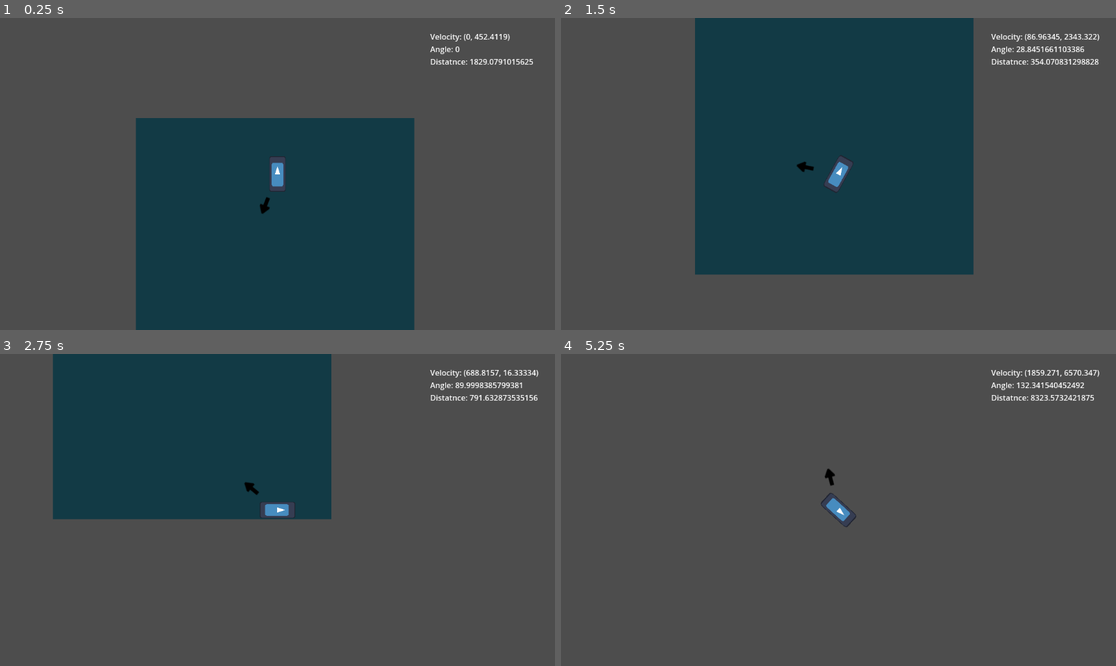
Above: before the commit, frames 1-4 (two rows, left to right).
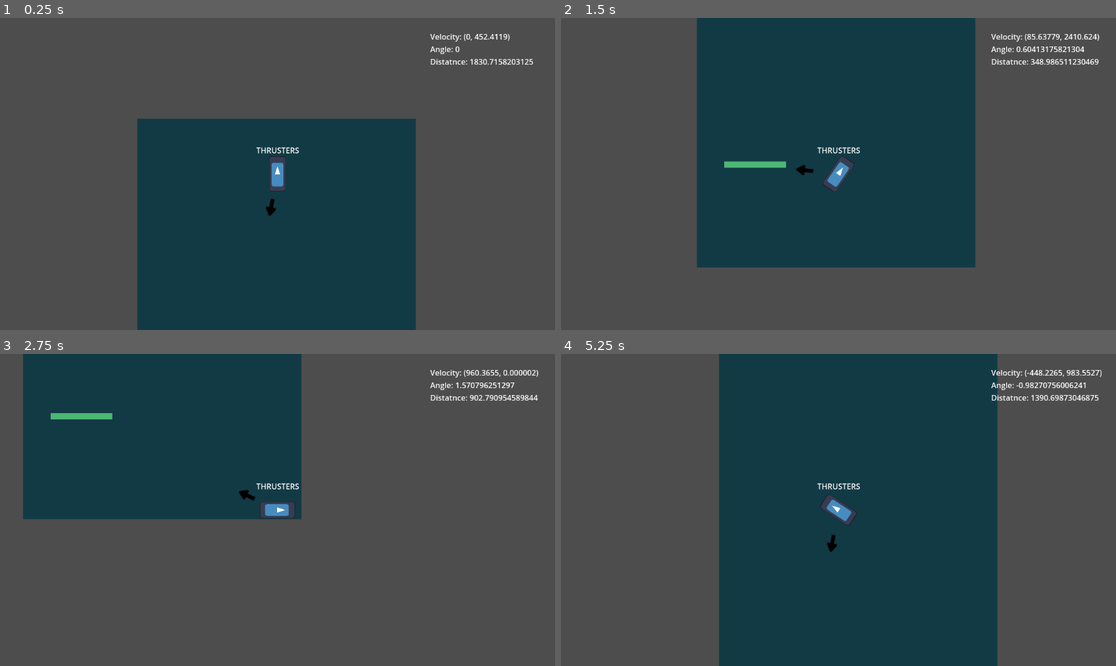
Above: after the commit, the same moments.

Repository: b3b0p831/space-land
Game: Godot game, scene res://main.tscn
The game is run twice, just before and just after one commit, with the same random seed, the same clock (stepped at 60 frames per second) and the same inputs. The engine's default icon, where the game draws it, is replaced by a stand-in: a white triangle on a blue panel in a dark square.
Inputs:
- Up to frame 1 (0.25 s): no input
- Up to frame 2 (1.5 s): tap Enter (ui_accept) at 0.5, 1.35 s; hold Right (ui_right) 0.53-1.28 s; hold Enter (ui_accept) 0.53-1.28 s; hold Left (ui_left) from 1.28 s (still down)
- Up to frame 3 (2.75 s): tap Enter (ui_accept) at 1.52, 1.82 s; release Left (ui_left) at 2.03 s; hold Right (ui_right) from 2.03 s (still down); hold Enter (ui_accept) from 2.03 s (still down)
- Up to frame 4 (5.25 s): release Enter (ui_accept) at 2.78 s; tap Enter (ui_accept) at 2.85, 3.02, 3.32, 4.35, 4.52, 4.82 s; release Right (ui_right) at 3.53 s; hold Enter (ui_accept) 3.53-4.28 s; hold Left (ui_left) from 3.53 s (still down); hold Enter (ui_accept) from 5.03 s (still down)

The runs differ from the first frame. In frame 1, 0.8% of the frame differs, in the area x 24-95%, y 13-100%; in frame 2, 2.5%; in frame 3, 6.4%; in frame 4, 50%, in the area x 28-98%, y 0-100%.

Commit message:
Added more stuff

Diff:
--- a/main.tscn
+++ b/main.tscn
@@ -16,7 +16,7 @@
 size = Vector2(255, 27)
 
 [sub_resource type="RectangleShape2D" id="RectangleShape2D_74dd2"]
-size = Vector2(1200, 1000)
+size = Vector2(2000, 2000)
 
 [node name="Node2D" type="Node2D"]
 
@@ -28,9 +28,11 @@
 color = Color(0.0696346, 0.225946, 0.269343, 1)
 
 [node name="player" type="RigidBody2D" parent="."]
-position = Vector2(582, 178)
+position = Vector2(577, 348)
 mass = 150000.0
 physics_material_override = SubResource("PhysicsMaterial_q6yw6")
+contact_monitor = true
+max_contacts_reported = 10
 script = ExtResource("1_y4xl7")
 
 [node name="Sprite2D" type="Sprite2D" parent="player"]
@@ -63,10 +65,17 @@
 [node name="CollisionShape2D" type="CollisionShape2D" parent="platform"]
 shape = SubResource("RectangleShape2D_u1gvr")
 
+[node name="ColorRect" type="ColorRect" parent="platform"]
+offset_left = -127.0
+offset_top = -13.0
+offset_right = 129.0
+offset_bottom = 12.0
+color = Color(0.297049, 0.721958, 0.455897, 1)
+
 [node name="ui_layer" type="CanvasLayer" parent="."]
 layer = 0
 
-[node name="TouchScreenButton" type="TouchScreenButton" parent="ui_layer"]
+[node name="ignition_button" type="TouchScreenButton" parent="ui_layer"]
 position = Vector2(598, 358)
 shape = SubResource("RectangleShape2D_74dd2")
 shape_centered = false
@@ -80,3 +89,11 @@
 offset_bottom = 107.0
 text = "Velocity: (0, 0)
 "
+
+[node name="Label" type="Label" parent="ui_layer"]
+offset_left = 532.0
+offset_top = 263.0
+offset_right = 622.0
+offset_bottom = 286.0
+text = "THRUSTERS
+"
--- a/player.gd
+++ b/player.gd
@@ -8,30 +8,39 @@
 var speed_label
 var dist
 
+func reset_player():
+	self.global_position = Vector2(575, 175)
+	self.linear_velocity = Vector2.ZERO
+	self.rotation = 0
+
 func _ready() -> void:
 	goal_node = get_node("/root/Node2D/platform") as StaticBody2D
 	speed_label = get_node("/root/Node2D/ui_layer/speed_label") as Label
 
+	reset_player()
+
 
 func _physics_process(delta: float) -> void:
 	# Add the gravity.
-	linear_velocity += get_gravity() * delta
+	if not self.get_contact_count():
+		linear_velocity += get_gravity() * delta
 
 	# Handle jump.
 	if Input.is_action_pressed("ui_accept"):
 		var local_top = Vector2(0, -1)  # Top direction in local space
 		var global_top = global_transform.basis_xform(local_top)  # Convert to global direction
-		var impulse_strength = 450_000_000  # Adjust the strength of the impulse
+		var impulse_strength = 375_000_000  # Adjust the strength of the impulse
 		apply_central_force(global_top * impulse_strength)
 		#print(global_top * impulse_strength)
-
+		print(get_gravity())
 
 	if Input.is_action_pressed("ui_left"):
-		apply_torque(-500_000_000)
+		apply_torque(-600_000_000)
 
 
 	if Input.is_action_pressed("ui_right"):
-		apply_torque(500_000_000)
+		apply_torque(600_000_000)
+
 
 	if goal_node:
 		var platform_pos = goal_node.global_position
@@ -41,15 +50,18 @@
 		var player_rotation = rotation  # Rotation of the player (RigidBody2D)
 
 		# Adjust the direction to account for the player's rotation
-		var adjusted_angle = (dir_angle - player_rotation) + 1.75
+		var adjusted_angle = (dir_angle - player_rotation) + 1.57
 
 		dist = self.global_position.distance_to(platform_pos)
 
+
+		if dist > 2_000:
+			reset_player()
 		# Apply the adjusted angle to the arrow's rotation
 		$arrow.rotation = adjusted_angle
 		#print($arrow.rotation)
 
 
 	if speed_label:
-		speed_label.text = "Velocity: " + str(self.linear_velocity) + "\nAngle: " + str(self.rotation * 180/PI) + "\nDistatnce: " + str(dist)
+		speed_label.text = "Velocity: " + str(self.linear_velocity) + "\nAngle: " + str(self.rotation) + "\nDistatnce: " + str(dist)
 		print(speed_label.text)
Not shown, changed: export_presets.cfg
